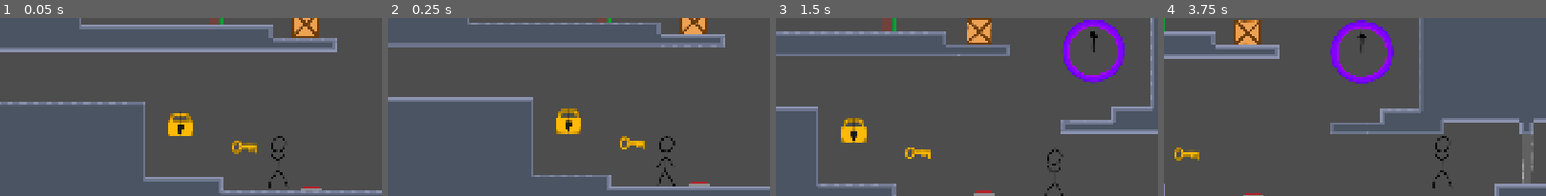
Above: before the commit, frames 1-4 (left to right).
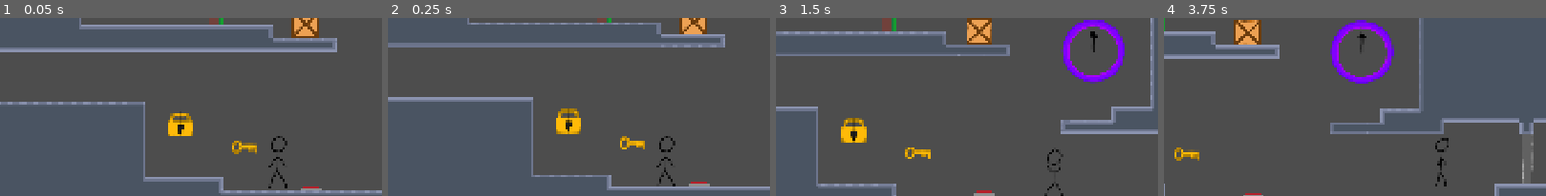
Above: after the commit, the same moments.

Repository: Crimbane/puzzle-platformer
Game: Godot game, scene res://Scenes/main.tscn
Two runs of this game, one before a commit and one after it. Both use one fixed random seed, a clock stepped at 60 frames per second and the inputs below.
Inputs:
- Up to frame 1 (0.05 s): no input
- Up to frame 2 (0.25 s): no input
- Up to frame 3 (1.5 s): hold D (Move Right) from 0.53 s (still down); tap Space (Jump) at 0.6, 0.77, 1.07 s; tap C (Crouch) at 1.35 s
- Up to frame 4 (3.75 s): tap Space (Jump) at 1.52, 1.55, 1.82, 2.1, 3.02, 3.05, 3.32, 3.6 s; release D (Move Right) at 2.03 s; hold A (Move Left) 2.03-2.78 s; hold D (Move Right) from 2.78 s (still down); tap C (Crouch) at 2.85 s
The pictures show only the part of the screen within x 14-64%, y 10-59%; the shares and areas given below are measured in that part.

The runs differ from the first frame. In frame 1, 0.3% of the frame differs, in the area x 70-76%, y 66-96%; in frame 2, nothing differs; in frame 3, nothing differs; in frame 4, 0.4%.

Commit message:
Coyote timer
Added coyote timer to jump
(lets you jump in air for a short amount of time after leaving a platform)

Diff:
--- a/Scripts/player.gd
+++ b/Scripts/player.gd
@@ -18,7 +18,8 @@
 var keysInInventory: = 0
 
 var crouch: = false
-var in_Air = false
+var inAir = false
+var inAirTimerStarted = false
 
 func _ready() -> void:
 	initialPosition = global_position
@@ -28,7 +29,7 @@
 	teleport.connect(onTeleport)
 
 func _process(delta):
-	if crouch == false and in_Air == false:
+	if crouch == false and inAir == false:
 		$AnimatedSprite2D.offset.y = 0
 		$Sprite2D.offset.y = 0
 		if velocity.x > 0 or Input.is_action_pressed("Move Right"):
@@ -57,13 +58,17 @@
 	# Add the gravity.
 	if not is_on_floor():
 		velocity += get_gravity() * delta
-		in_Air = true
+
 		$AnimatedSprite2D.animation = "jump"
+		if inAirTimerStarted == false:
+			inAirTimerStarted = true
+			get_tree().create_timer(0.1).timeout.connect(setInAir) # Coyote time
 	elif is_on_floor():
-		in_Air = false
+		inAir = false
+		inAirTimerStarted = false
 
 	# Handle jump.
-	if Input.is_action_just_pressed("Jump") and is_on_floor():
+	if Input.is_action_just_pressed("Jump") and inAir == false:
 		velocity.y = JUMP_VELOCITY
 
 
@@ -101,6 +106,8 @@
 #func _on_spikes_body_entered(body: Node2D) -> void:
 #	hit.emit()
 
+func setInAir() -> void:
+	inAir = true
 
 func _on_hit() -> void:
 	global_position = initialPosition
Not shown, changed: Todo.txt
